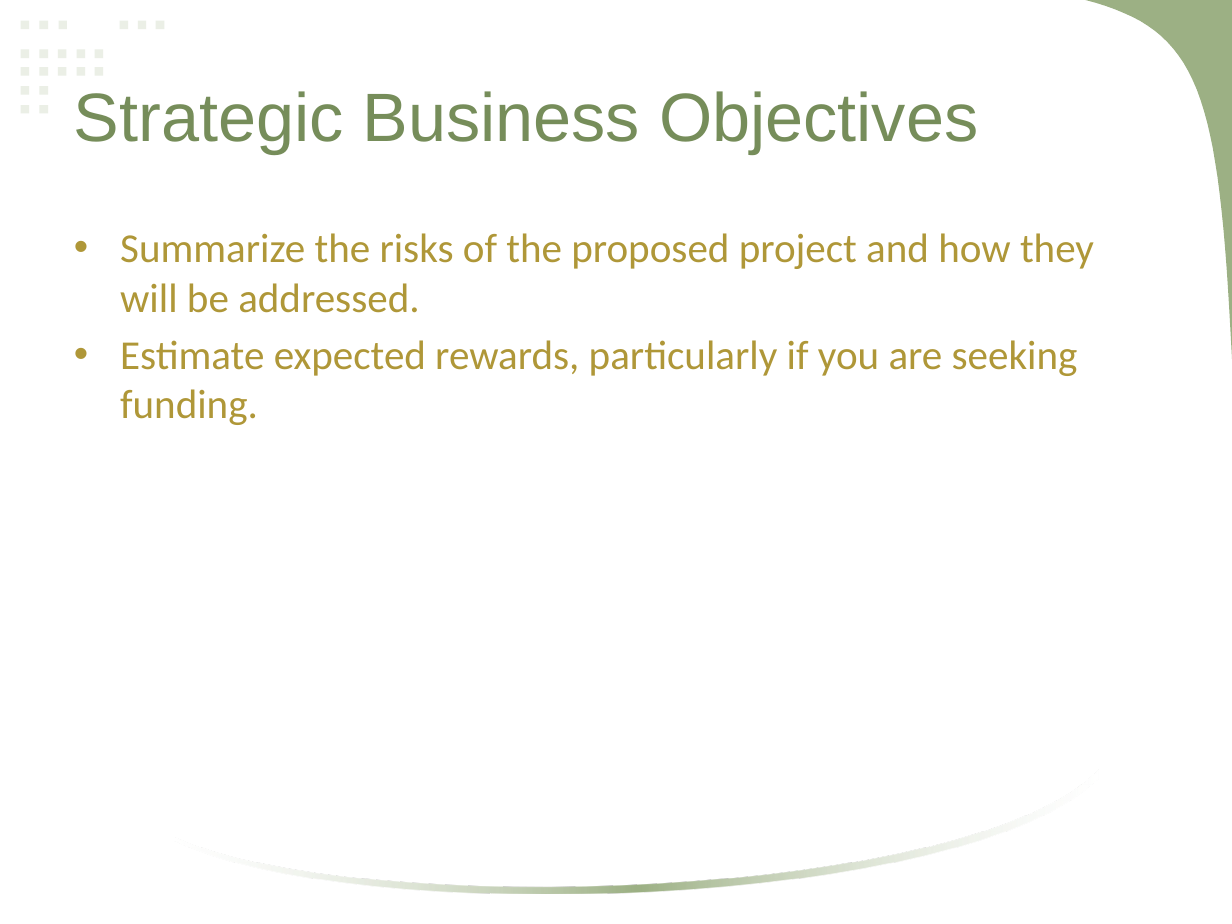
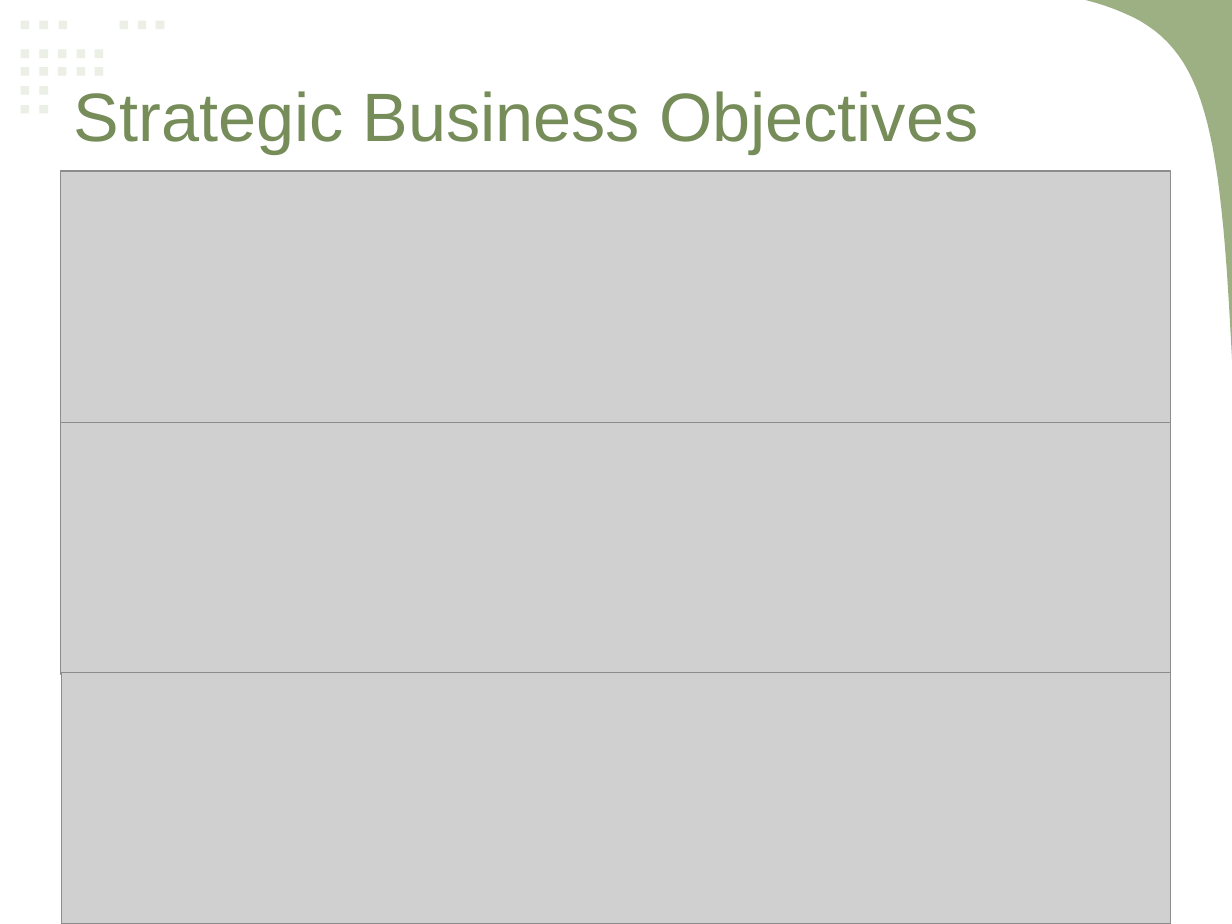
Before and after one commit to mlbelchez/Project---MNSYSIT, a slide deck: slide 18 of Presentation/Neomace Travel and Tours.pptx. Drawn at 1232x924 pixels with LibreOffice and Linux fonts; fonts in the diff are those of the drawing; grey boxes stand for pictures. Boxes give left, top, right and bottom in pixels: in the first picture for what was removed or moved away, otherwise in the second. Text is boxed around its words. In the diff, an @@ line names an element or a change of style, - is before the commit and + after.

Commit message:
updated ppt

```diff
--- a/Presentation/Neomace Travel and Tours.pptx
+++ b/Presentation/Neomace Travel and Tours.pptx
@@ picture added at (60,171,1170,423) @@
@@ text removed at (120,233,1094,425) @@
-• Summarize the risks of the proposed project and how they will be addressed.
-• Estimate expected rewards, particularly if you are seeking funding.
@@ picture added at (60,423,1170,674) @@
@@ picture added at (62,673,1170,924) @@
@@ freeform shape removed at (175,770,1099,893) @@
```
Also in this commit, not shown: 7 other slides changed, 10 slides added, 4 slides removed.
